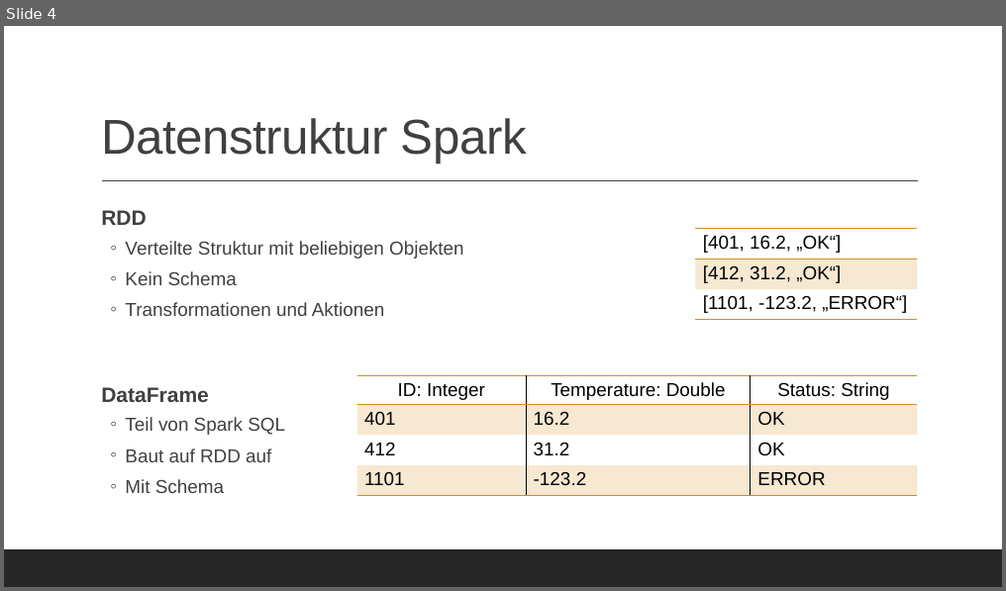
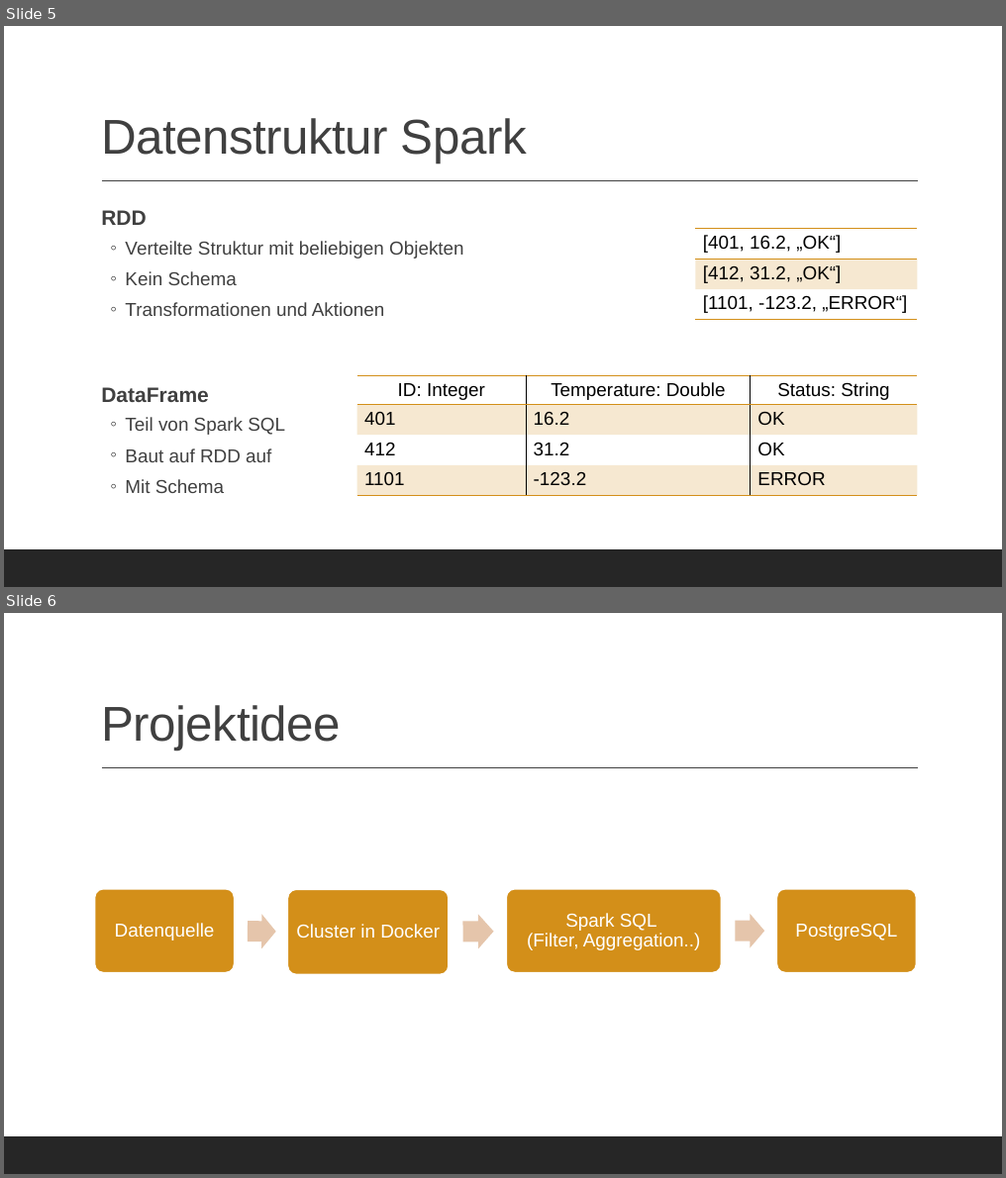
Before and after one commit to elisahub/bd-spark-bus-data, a slide deck: Presentation.pptx. Shown one above the other, each under a label of ours: slide 4 before the commit, slides 5 and 6 after it. The pictures are 1006x591 and 1006x1178 pixels, drawn with LibreOffice and Linux fonts; fonts in the diff are those of the drawing. Boxes give left, top, right and bottom in pixels: in the first picture for what was removed or moved away, otherwise in the second. Text is boxed around its words. In the diff, an @@ line names an element or a change of style, - is before the commit and + after.

```diff
--- a/Presentation.pptx
+++ b/Presentation.pptx
@@ slide 6 added at [4, 613, 1002, 1174], background #FFFFFF; not listed: 2 template elements that a slide beside it also shows @@
@@ title added at [101, 705, 341, 751], 47 pt, text #404040 @@
+Projektidee
@@ group added at [94, 889, 917, 975]: 4 rounded rectangles, 4 texts, 3 right arrows @@
+Datenquelle
+Cluster in Docker
+Spark SQL
+(Filter, Aggregation..)
+PostgreSQL
@@ what was slide 4 is now slide 5 @@
```
Also in this commit, not shown: 3 slides changed, 5 other slides added, 5 slides removed, 4 other files.
